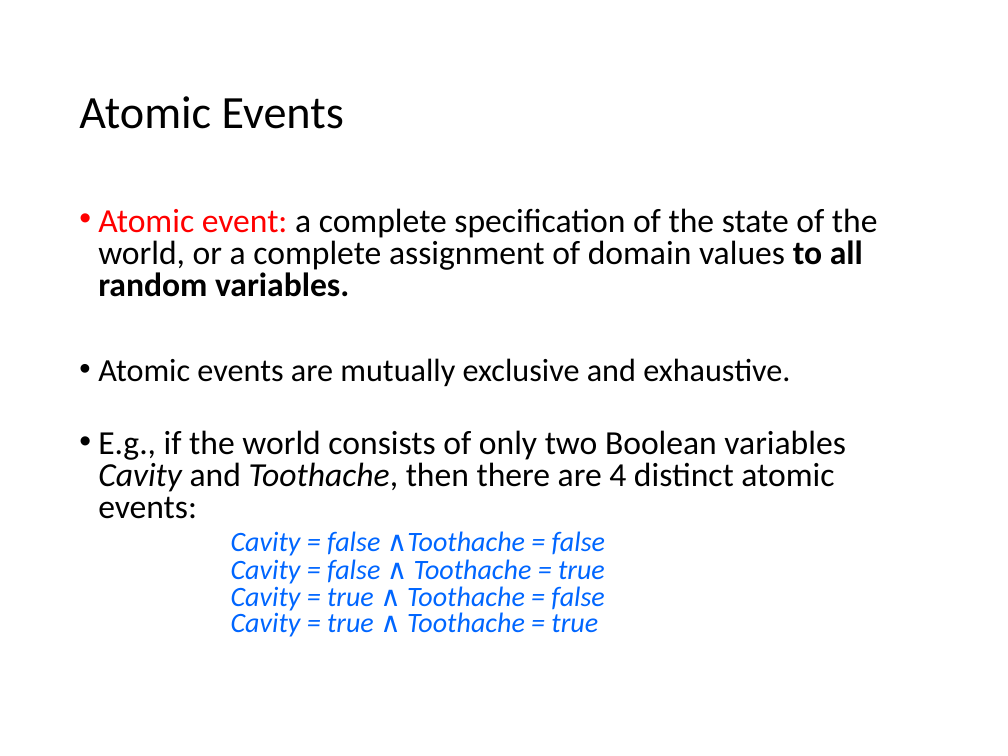
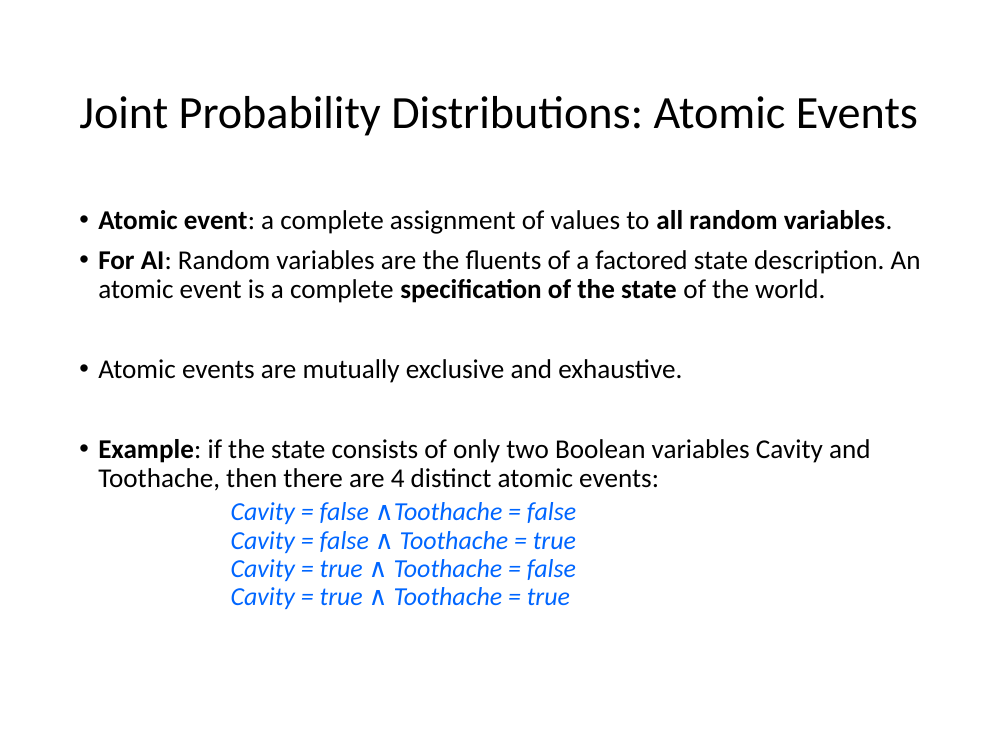
Before and after one commit to mhahsler/CS7320-AI, a slide deck: slide 41 of slides/12_uncertainty.pptx (slide 35 before the commit). Drawn at 1008x756 pixels with LibreOffice and Linux fonts; fonts in the diff are those of the drawing. Boxes give left, top, right and bottom in pixels: in the first picture for what was removed or moved away, otherwise in the second. Text is boxed around its words. In the diff, an @@ line names an element or a change of style, - is before the commit and + after.

```diff
--- a/slides/12_uncertainty.pptx
+++ b/slides/12_uncertainty.pptx
@@ title at <box>79,96,918,136</box>: text changed @@
-Atomic Events
+Joint Probability Distributions: Atomic Events
@@ text at <box>98,210,921,303</box>: text changed; size 24 to 19.4 pt @@
-• Atomic event: a complete specification of the state of the world, or a complete assignment of domain values to all random variables.
+• Atomic event: a complete assignment of values to all random variables.
+• For AI: Random variables are the fluents of a factored state description. An atomic event is a complete specification of the state of the world.
@@ text at <box>98,359,682,383</box>: size 23 to 19.4 pt in "Atomic events are mutually exclusive and exhaustive."; line spacing 0.8 to 0.9 @@
@@ text at <box>98,439,871,610</box>: text changed; size 20 to 18.5 pt; italic off @@
-• E.g., if the world consists of only two Boolean variables Cavity and Toothache, then there are 4 distinct atomic events:
-  Cavity = false ∧Toothache = false
-  Cavity = false ∧ Toothache = true
-  Cavity = true ∧ Toothache = false
-  Cavity = true ∧ Toothache = true
+• Example: if the state consists of only two Boolean variables Cavity and Toothache, then there are 4 distinct atomic events:
+  Cavity = false ∧Toothache = false
+  Cavity = false ∧ Toothache = true
+  Cavity = true ∧ Toothache = false
+  Cavity = true ∧ Toothache = true
```
Also in this commit, not shown: 35 other slides changed, 10 slides added, 2 slides removed, 22 other files.
